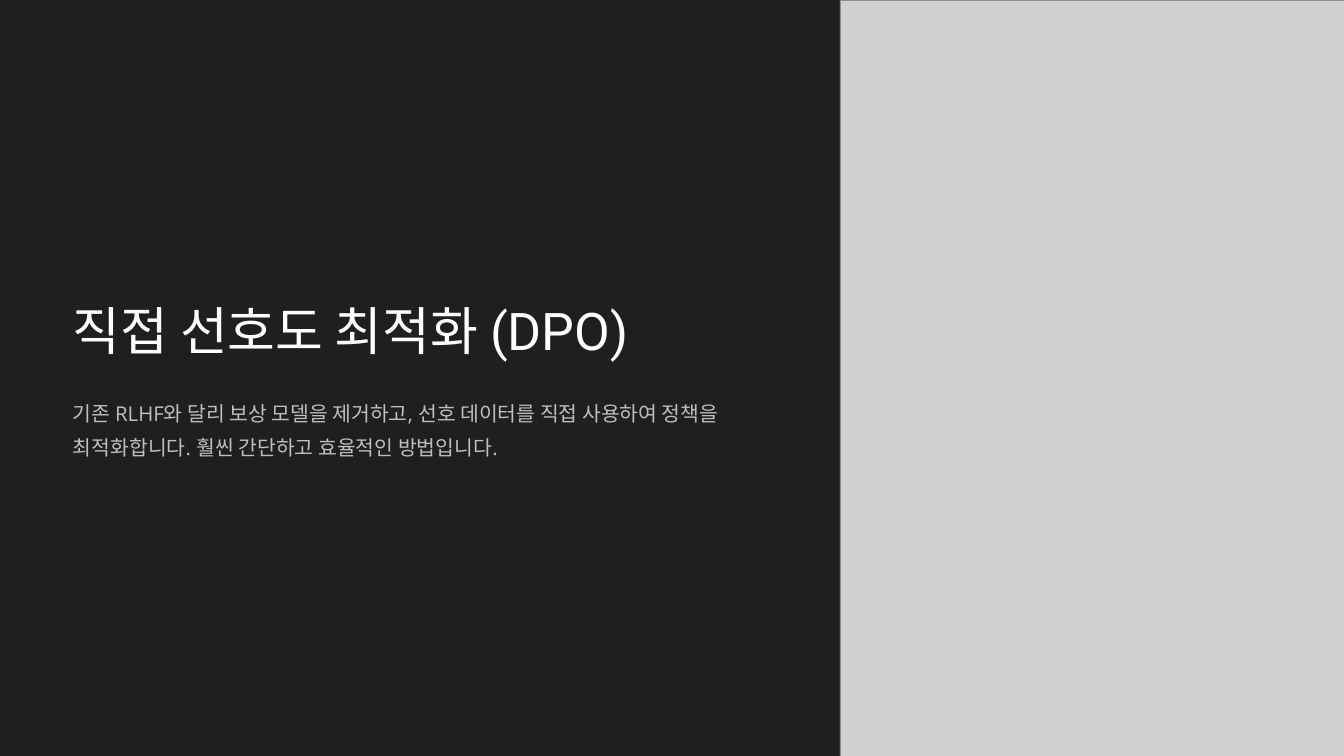
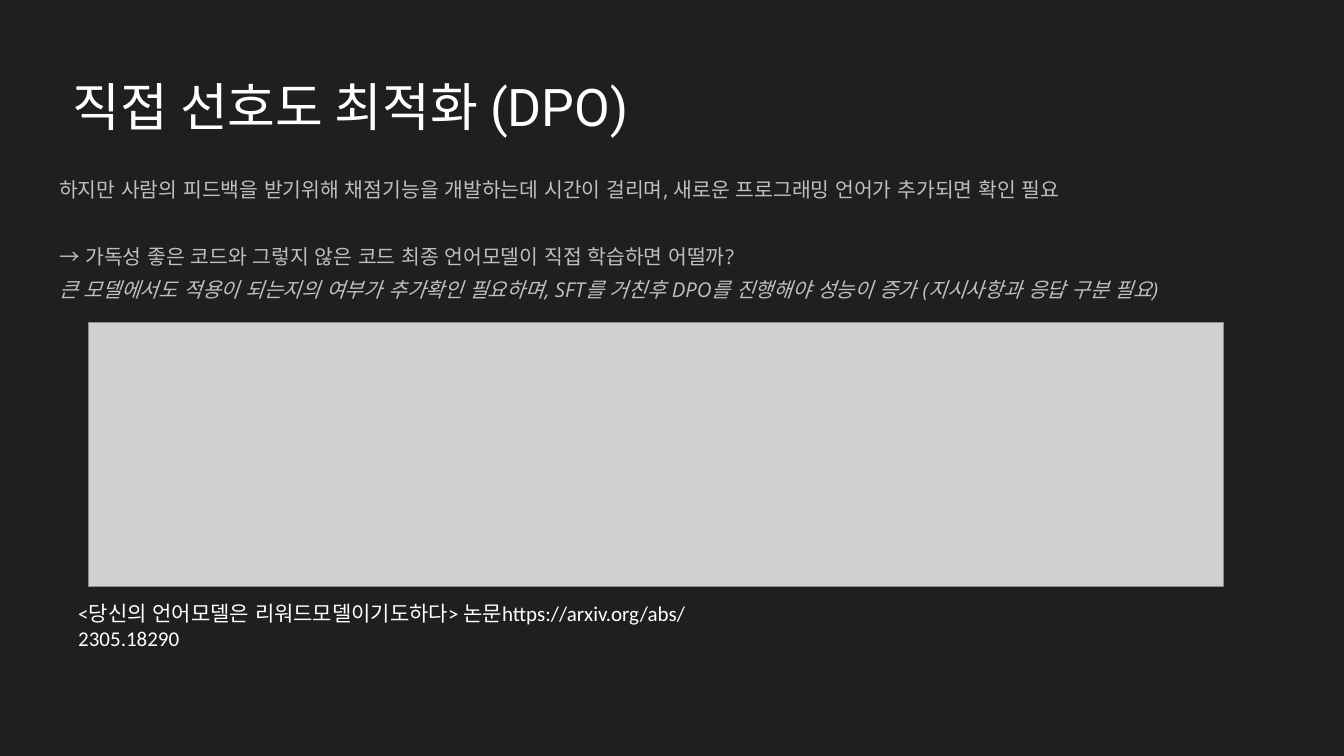
Before and after one commit to restful3/ds4th_study, a slide deck: slide 15 of source/LLM을_활용한_실전_AI_애플리케이션_개발/CH4_말잘듣는LLM_작성중.pptx. Drawn at 1344x756 pixels with LibreOffice and Linux fonts; fonts in the diff are those of the drawing; grey boxes stand for pictures. Boxes give left, top, right and bottom in pixels: in the first picture for what was removed or moved away, otherwise in the second. Text is boxed around its words. In the diff, an @@ line names an element or a change of style, - is before the commit and + after.

```diff
--- a/source/LLM을_활용한_실전_AI_애플리케이션_개발/CH4_말잘듣는LLM_작성중.pptx
+++ b/source/LLM을_활용한_실전_AI_애플리케이션_개발/CH4_말잘듣는LLM_작성중.pptx
@@ picture removed at (840,0,1344,756) @@
@@ text "직접 선호도 최적화 (DPO)": place and size @@
-text "직접 선호도 최적화 (DPO)" at (73,307,628,362)
+text "직접 선호도 최적화 (DPO)" at (73,83,628,138)
@@ text at (59,180,1153,300): text changed @@
-기존 RLHF와 달리 보상 모델을 제거하고, 선호 데이터를 직접 사용하여 정책을 최적화합니다. 훨씬 간단하고 효율적인 방법입니다.
+하지만 사람의 피드백을 받기위해 채점기능을 개발하는데 시간이 걸리며, 새로운 프로그래밍 언어가 추가되면 확인 필요
+→ 가독성 좋은 코드와 그렇지 않은 코드 최종 언어모델이 직접 학습하면 어떨까?
+큰 모델에서도 적용이 되는지의 여부가 추가확인 필요하며, SFT를 거친후 DPO를 진행해야 성능이 증가 (지시사항과 응답 구분 필요)
@@ picture added at (88,323,1223,587) @@
@@ text added at (78,603,684,646), 18 pt, text #FFFFFF @@
+<당신의 언어모델은 리워드모델이기도하다> 논문https://arxiv.org/abs/2305.18290
```
Also in this commit, not shown: 3 other slides changed.
